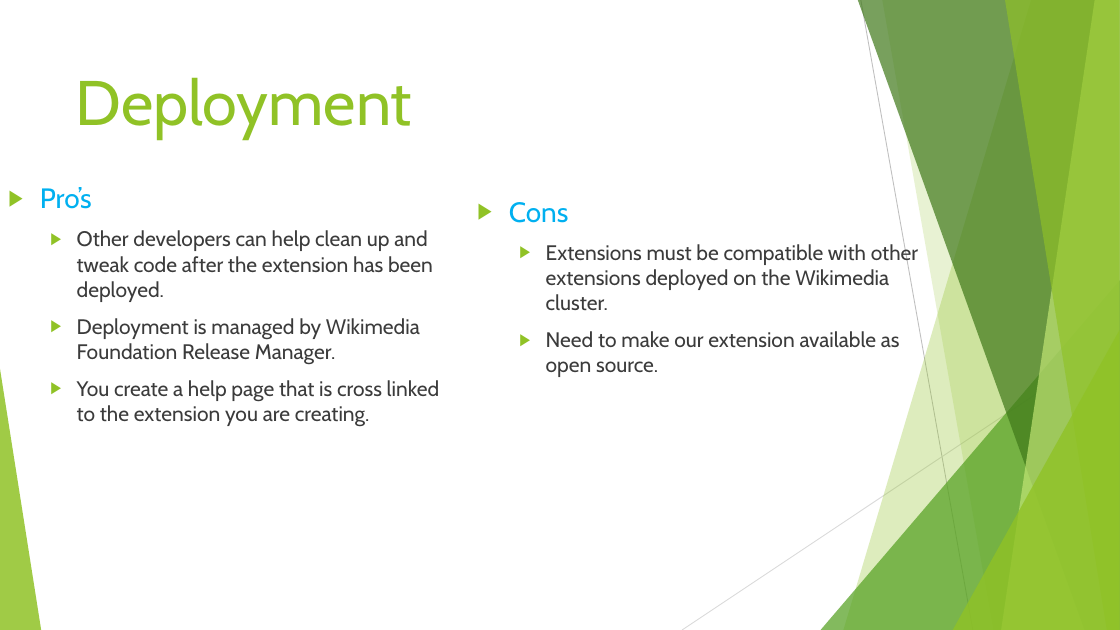
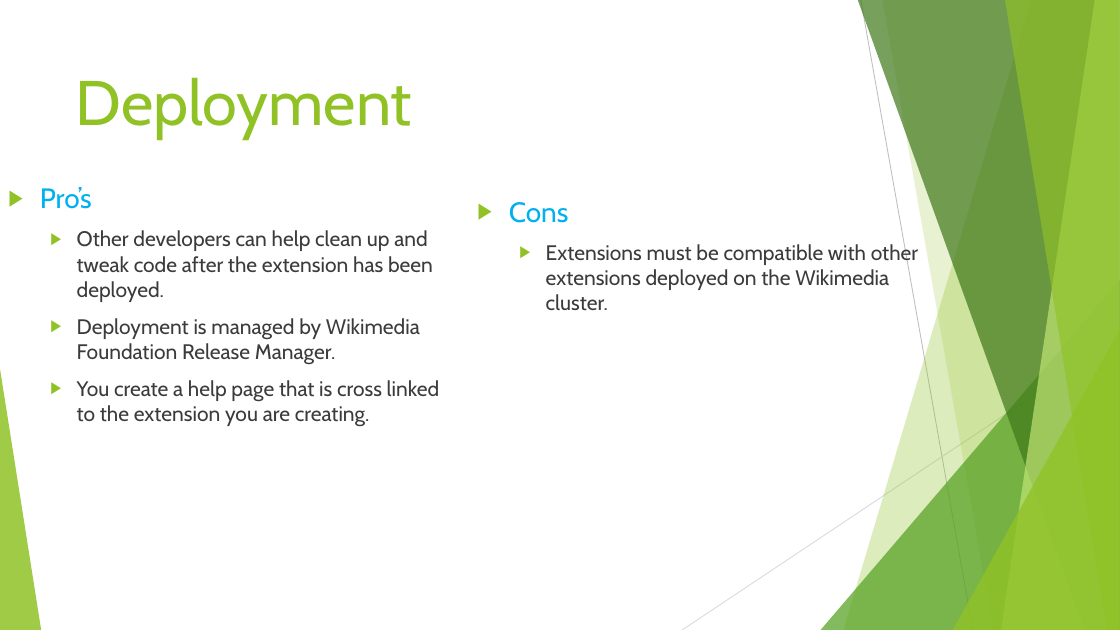
Before and after one commit to SpheMalo/COS-301-Main-Project, a slide deck: slide 4 of MediaWiki Research/MediaWikiInstallationAndDeploymentPresentation.pptx. Drawn at 1120x630 pixels with LibreOffice and Linux fonts; fonts in the diff are those of the drawing. Boxes give left, top, right and bottom in pixels: in the first picture for what was removed or moved away, otherwise in the second. Text is boxed around its words. In the diff, an @@ line names an element or a change of style, - is before the commit and + after.

```diff
--- a/MediaWiki Research/MediaWikiInstallationAndDeploymentPresentation.pptx
+++ b/MediaWiki Research/MediaWikiInstallationAndDeploymentPresentation.pptx
@@ text at (546, 331, 900, 377): paragraph removed @@
-  ▶ Need to make our extension available as open source.
```
Also in this commit, not shown: 2 other slides changed.
